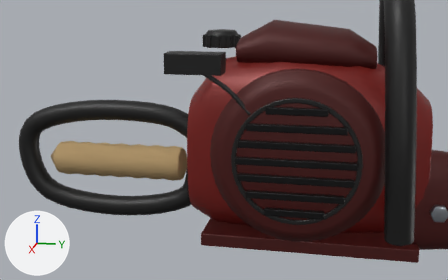
Before and after pictures for a commit that changed the glTF model assets/games/troll-ops/models/chainsaw.glb.
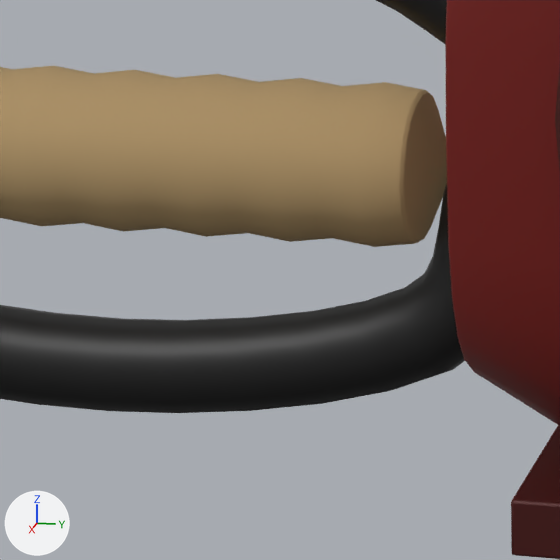
There are two pictures of each version: one from a camera (50 mm lens) standing at (0.5936, 0.2303, 0.1756) and looking at (-0.0273, 0.1061, 0.0203), one close up on the part from 21% to 47% of the width and 46% to 88% of the height. Every picture has the same lights, and +X, +Y and +Z are marked at lower left. The older version's two pictures come first. The close-ups show mesh edges as thin lines.

In view in the first close-up: 'CS_Body'.
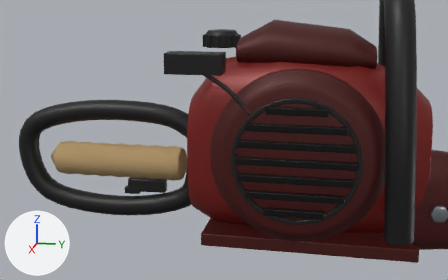
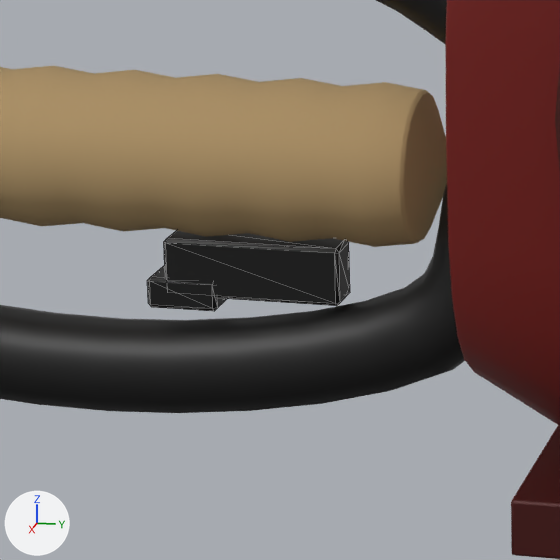
Where the change shows, as pixel boxes [x1, y1, x2, y2] in the close-ups (560 x 560 px):
'CS_Throttle', added (black): after [147, 230, 350, 311]

What the commit changed:
Mesh me_cs_throttle is new.
It has 48 vertices, 88 faces and spans x -0.0048..0.0048, y -0.046..-0.002, z -0.0175..-0.0015.
It uses material mat_cs_black (black #121212).
Object 'CS_Throttle' (ob_cs_throttle) is new; it shows me_cs_throttle.
Its location is (0.0, 0.052, -0.017).
